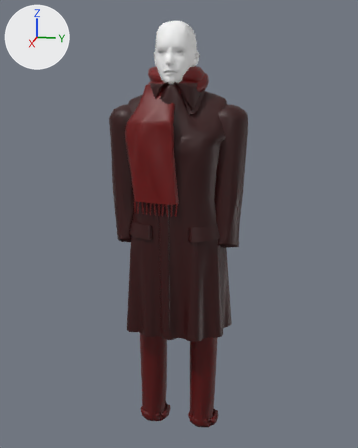
Renders of the glTF model m/gente2/hombre_l.glb from each side of a commit.
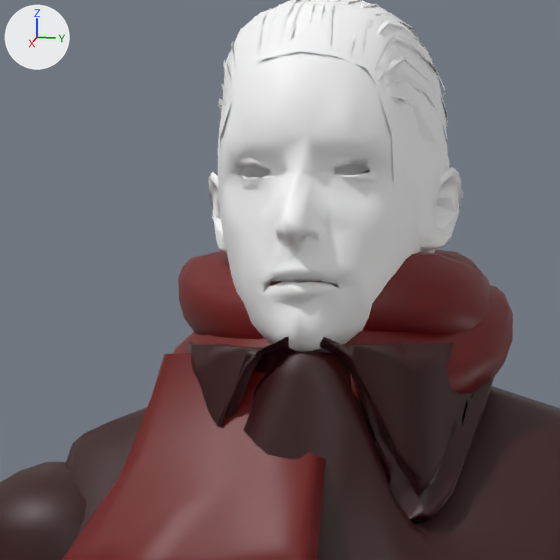
Old and new are each drawn whole from a camera (50 mm lens) standing at (1.958, 0.393, 1.466) and looking at (0.006, 0.003, 0.978) and again close up on the part from 32% to 61% of the width and 5% to 27% of the height. Every picture has the same lights, and +X, +Y and +Z are marked at upper left. The last two pictures show the newer version. Where no turn or scale is listed for an object, it has been applied to the vertices. Vertices at exactly the same position are counted once.

In view in the first close-up: 'pelo', 'piel', 'ropa'.
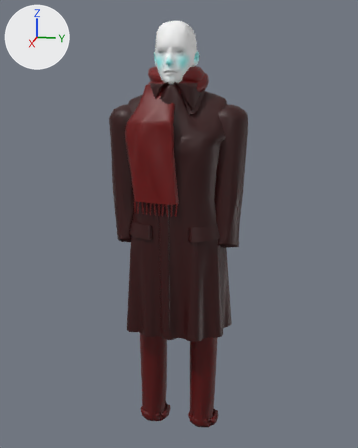
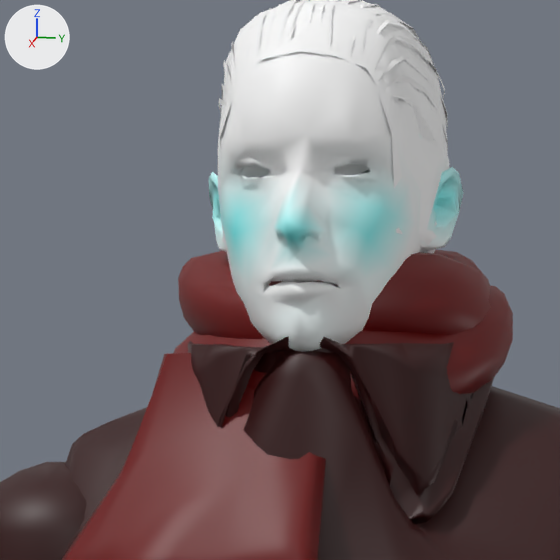
Pixel boxes (x1, y1, x2, y2) of what changed, in the close-ups (560 x 560 px):
part 1 of me_piel, recoloured (white to cyan): (208, 167, 464, 278) in both
part 2 of me_piel, recoloured: (215, 172, 459, 281) in both

Edits to the bpy script that builds the scene:
```text
Change me_piel:
    where me_piel.from_pydata(...)  # 703 vertices, 1368 faces; spans x -0.112..0.112, y -0.129..0.129, z -0.146..0.146
    used by ob_piel; location = (0.065, 0.0, 1.6031)
    me_piel part 1: 173 faces centred in x -0.027..0.111, y -0.086..0.086, z -0.014..0.042 are repainted in the vertex colours; the middle colour goes from white #ffffff to cyan #b8ffff
    me_piel part 2: 287 faces centred in x -0.071..0.106, y -0.083..0.084, z -0.069..0.078 are repainted in the vertex colours; the middle colour goes from white #ffffff to white #f5ffff
```
